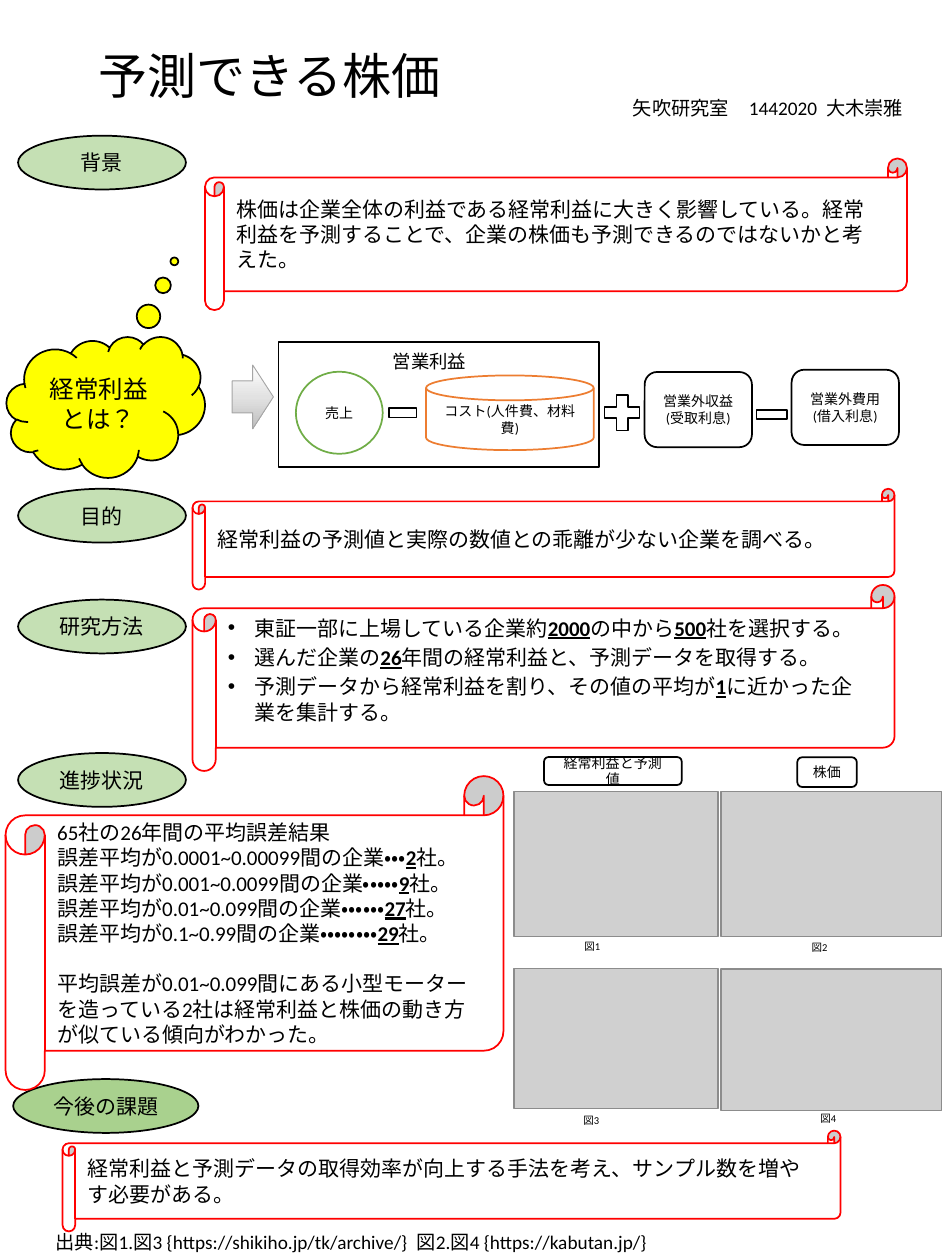
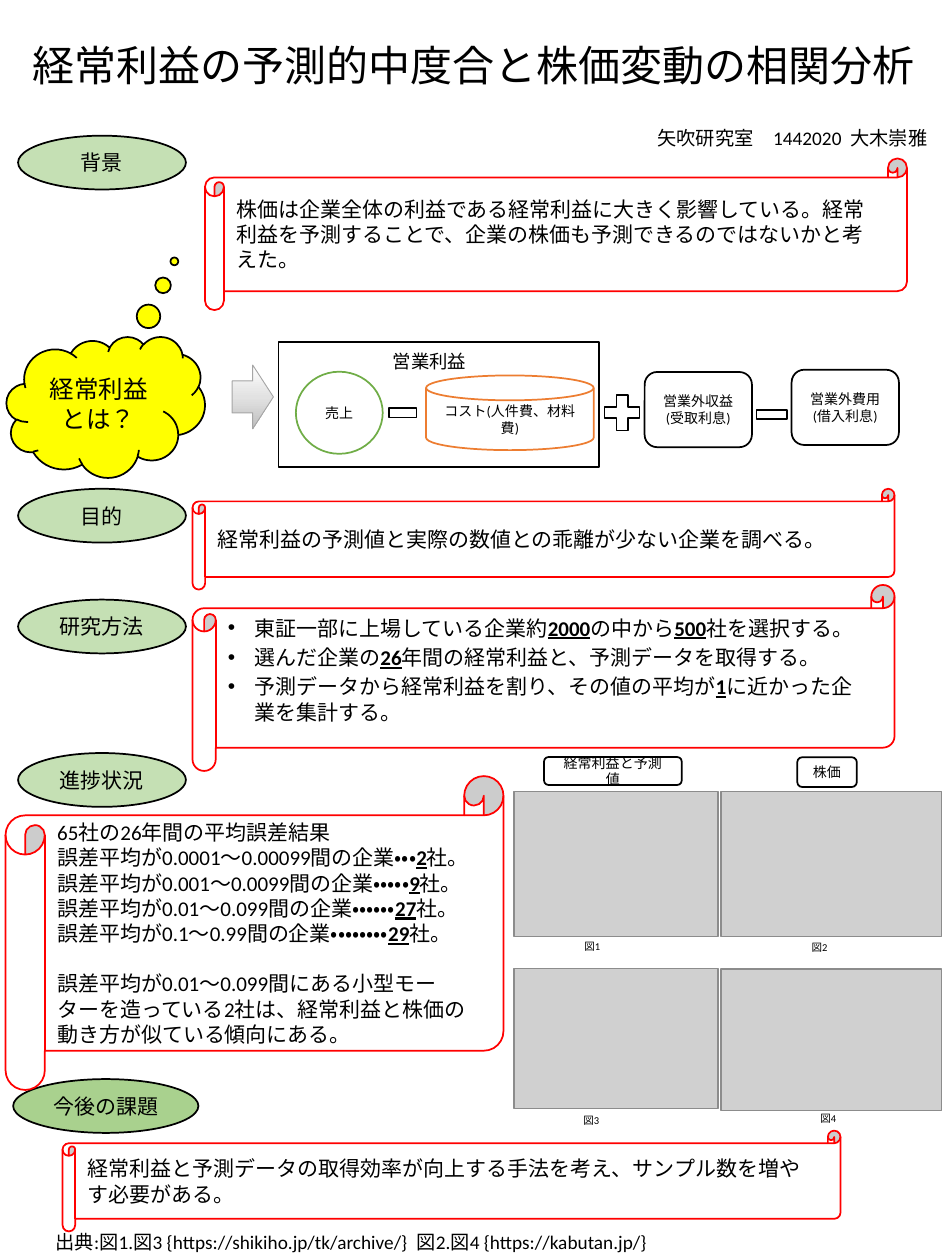
Before and after one commit to keimatsui/kadai, a slide deck: slide 1 of 課題研究/2016/大木崇雅/ポスター/課題研究ポスター.pptx. Drawn at 945x1260 pixels with LibreOffice and Linux fonts; fonts in the diff are those of the drawing; grey boxes stand for pictures. Boxes give left, top, right and bottom in pixels: in the first picture for what was removed or moved away, otherwise in the second. Text is boxed around its words. In the diff, an @@ line names an element or a change of style, - is before the commit and + after.

Commit message:
ポスター再提出
修正しました。よろしくお願いします。

```diff
--- a/課題研究/2016/大木崇雅/ポスター/課題研究ポスター.pptx
+++ b/課題研究/2016/大木崇雅/ポスター/課題研究ポスター.pptx
@@ title at bbox=[32, 45, 914, 85]: text changed; size 28 to 24 pt @@
-予測できる株価
+経常利益の予測的中度合と株価変動の相関分析
@@ text "矢吹研究室 1442020 大木崇雅": place and size @@
-text "矢吹研究室 1442020 大木崇雅" at bbox=[633, 98, 903, 117]
+text "矢吹研究室 1442020 大木崇雅" at bbox=[657, 128, 927, 147]
@@ text in horizontal scroll at bbox=[57, 847, 469, 1044]: text changed @@
-誤差平均が0.0001~0.00099間の企業・・・2社。
-誤差平均が0.001~0.0099間の企業・・・・・9社。
-誤差平均が0.01~0.099間の企業・・・・・・27社。
-誤差平均が0.1~0.99間の企業・・・・・・・・29社。
-平均誤差が0.01~0.099間にある小型モーターを造っている2社は経常利益と株価の動き方が似ている傾向がわかった。
+誤差平均が0.0001～0.00099間の企業・・・2社。
+誤差平均が0.001～0.0099間の企業・・・・・9社。
+誤差平均が0.01～0.099間の企業・・・・・・27社。
+誤差平均が0.1～0.99間の企業・・・・・・・・29社。
+誤差平均が0.01～0.099間にある小型モーターを造っている2社は、経常利益と株価の動き方が似ている傾向にある。
```
